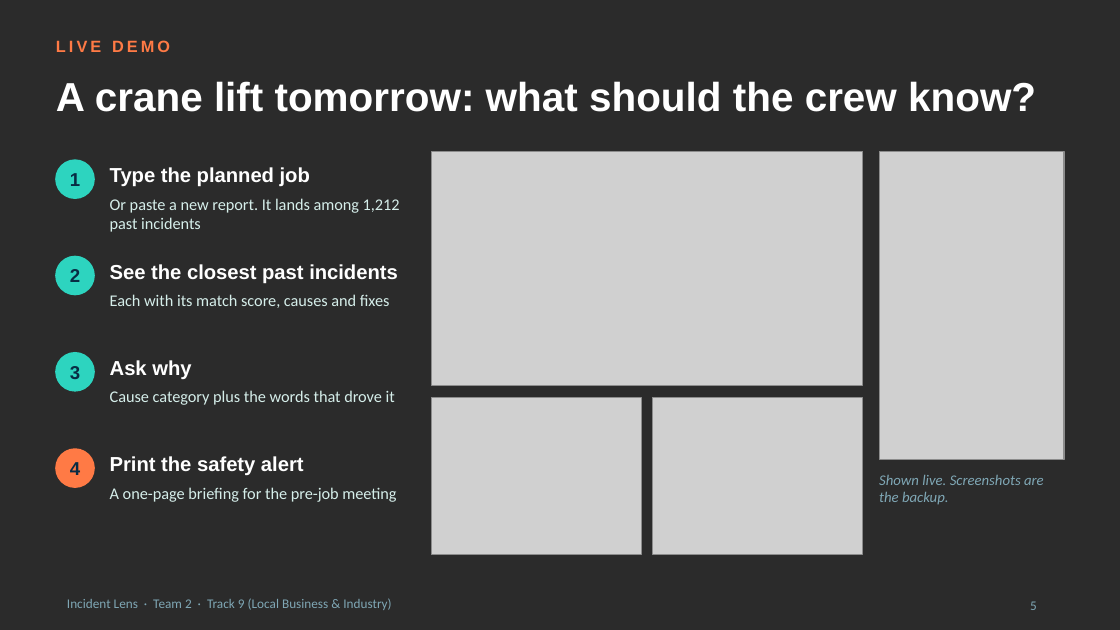
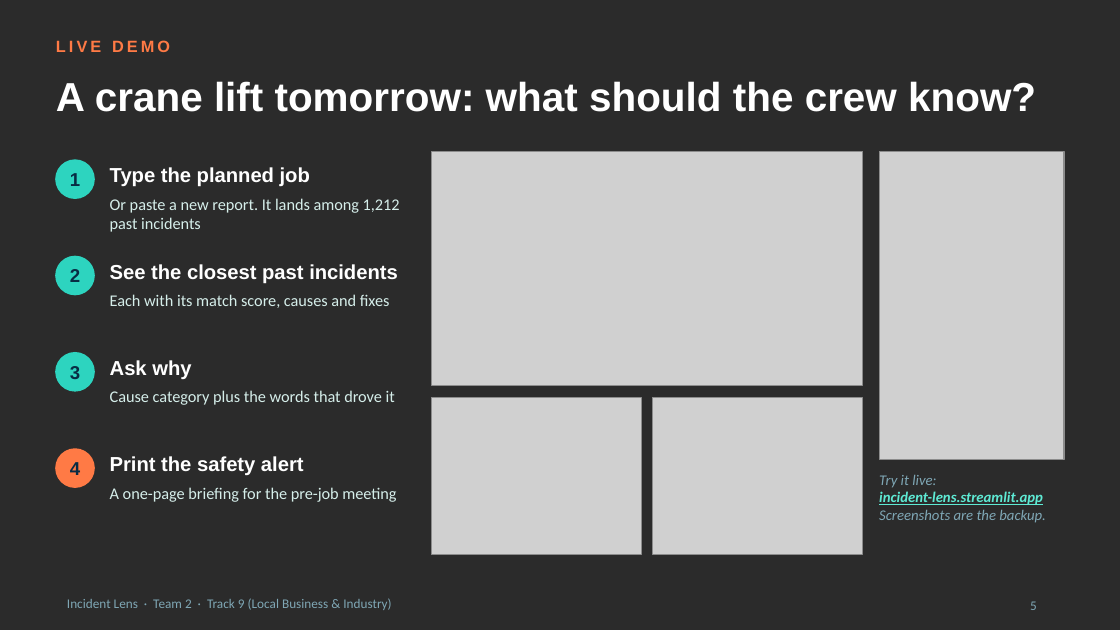
Before and after one commit to Epinore/incident-lens, a slide deck: slide 5 of slides/Team 2 slides.pptx. Drawn at 1120x630 pixels with LibreOffice and Linux fonts; fonts in the diff are those of the drawing; grey boxes stand for pictures; background and template pictures are left out; a plain dark background stands for a picture behind light text. Boxes give left, top, right and bottom in pixels: in the first picture for what was removed or moved away, otherwise in the second. Text is boxed around its words. In the diff, an @@ line names an element or a change of style, - is before the commit and + after.

```diff
--- a/slides/Team 2 slides.pptx
+++ b/slides/Team 2 slides.pptx
@@ text at (879, 475, 1046, 523): text changed @@
-Shown live. Screenshots are the backup.
+Try it live:
+incident-lens.streamlit.app
+Screenshots are the backup.
```
Also in this commit, not shown: 1 other slide changed, 3 other files.
